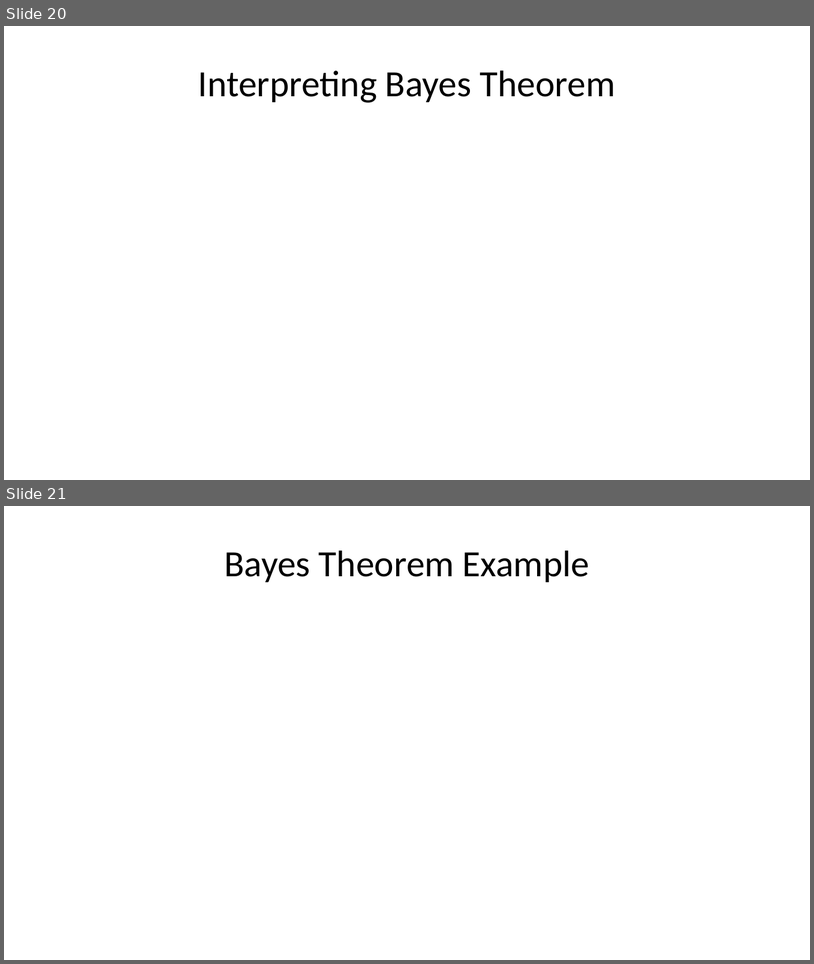
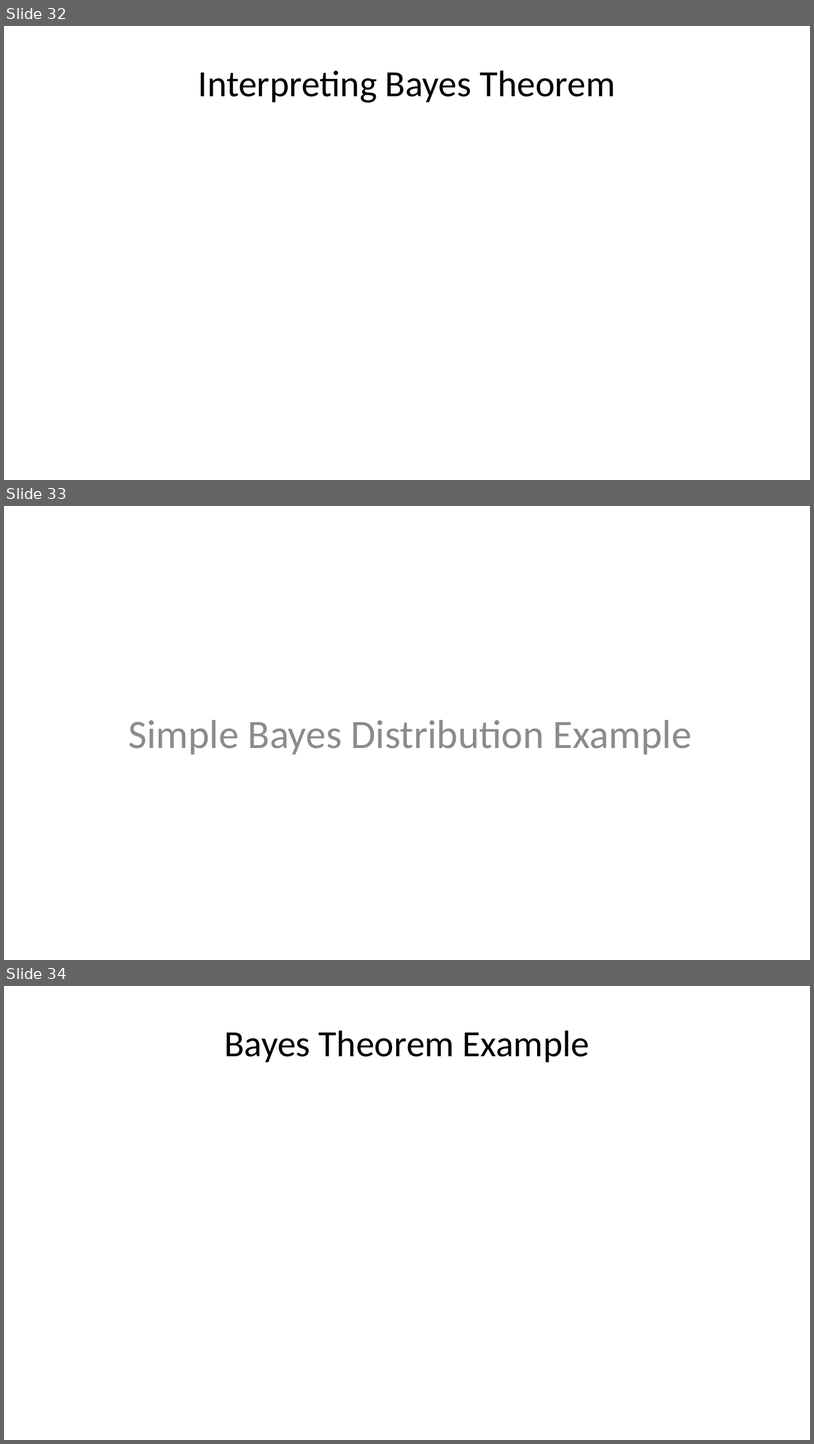
Before and after one commit to StephenElston/CSCI-E25, a slide deck: SupplementaryMaterial/ConditionalProbability_WhenOneThingDependsOnAother.pptx. Shown one above the other, each under a label of ours: slides 20 and 21 before the commit, slides 32, 33 and 34 after it. The pictures are 814x964 and 814x1444 pixels, drawn with LibreOffice and Linux fonts; fonts in the diff are those of the drawing; grey boxes stand for pictures. Boxes give left, top, right and bottom in pixels: in the first picture for what was removed or moved away, otherwise in the second. Text is boxed around its words. In the diff, an @@ line names an element or a change of style, - is before the commit and + after.

```diff
--- a/SupplementaryMaterial/ConditionalProbability_WhenOneThingDependsOnAother.pptx
+++ b/SupplementaryMaterial/ConditionalProbability_WhenOneThingDependsOnAother.pptx
@@ slide 33 added at (x1=4, y1=506, x2=810, y2=960), background #FFFFFF @@
@@ text added at (x1=128, y1=720, x2=692, y2=754), 36 pt, text #8C8C8C @@
+Simple Bayes Distribution Example
@@ what was slide 20 is now slide 32 @@
@@ what was slide 21 is now slide 34 @@
```
Also in this commit, not shown: 20 other slides added.
